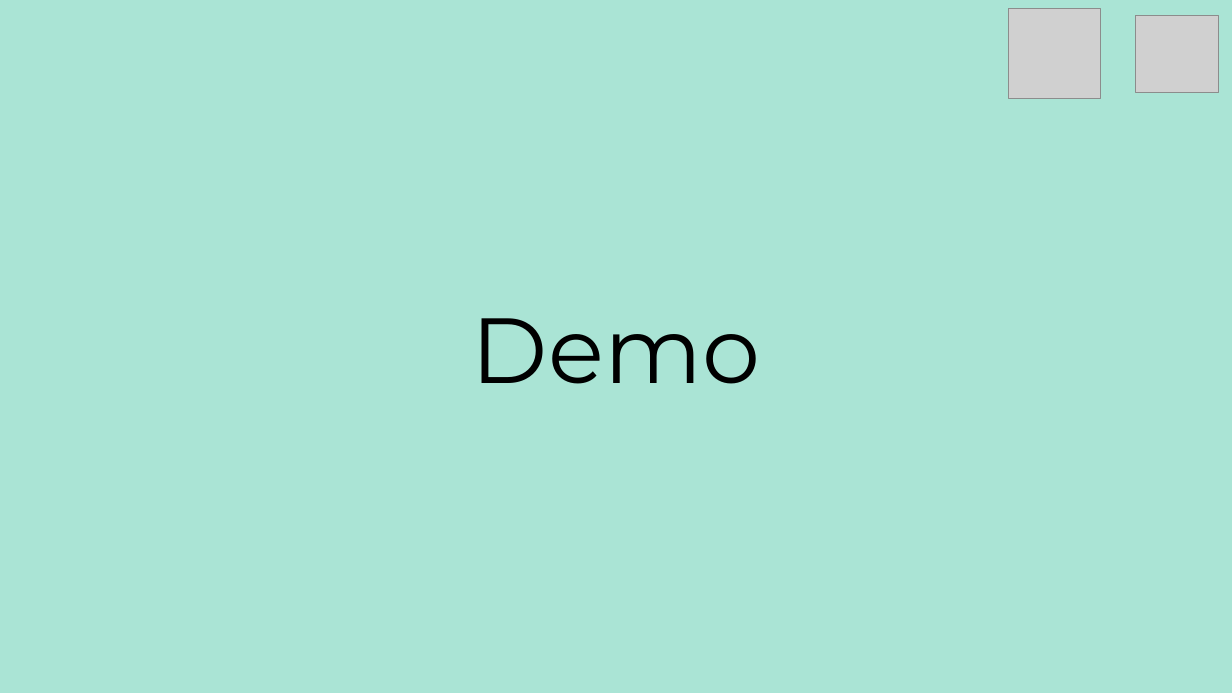
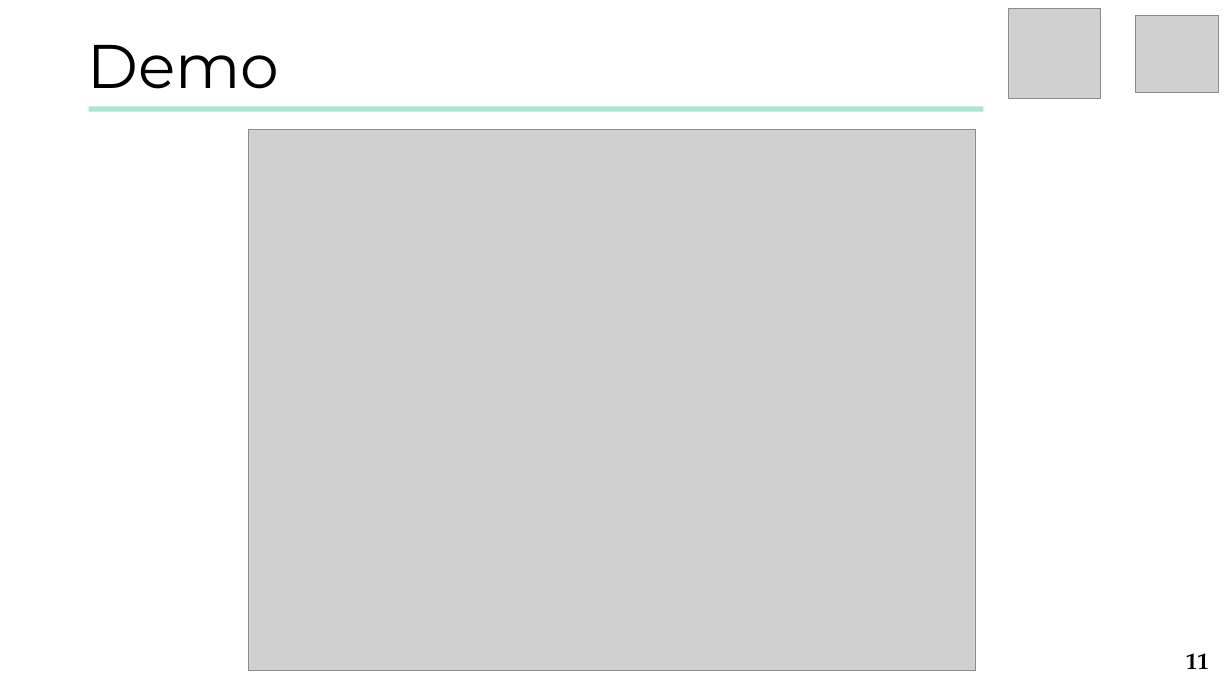
Before and after one commit to turcunicusor/Licenta, a slide deck: slide 11 of Documentation/Presentation.pptx (slide 10 before the commit). Drawn at 1232x693 pixels with LibreOffice and Linux fonts; fonts in the diff are those of the drawing; grey boxes stand for pictures. Boxes give left, top, right and bottom in pixels: in the first picture for what was removed or moved away, otherwise in the second. Text is boxed around its words. In the diff, an @@ line names an element or a change of style, - is before the commit and + after.

```diff
--- a/Documentation/Presentation.pptx
+++ b/Documentation/Presentation.pptx
@@ background #AAE4D5 to #FFFFFF @@
@@ text "Demo": place and size @@
-text "Demo" at bbox=[472, 318, 760, 384]
+text "Demo" at bbox=[87, 45, 279, 89]
@@ text "Demo" at bbox=[87, 45, 279, 89]: size 72 to 48 pt; alignment centre to left @@
@@ rectangle added at bbox=[89, 106, 983, 112], fill #AAE4D5 @@
@@ picture added at bbox=[249, 129, 975, 671] @@
@@ page number added at bbox=[1186, 653, 1209, 669], 18 pt, text #000000, bold @@
+11
```
Also in this commit, not shown: 10 other slides changed, 2 slides added, 1 slide removed, 4 other files.
